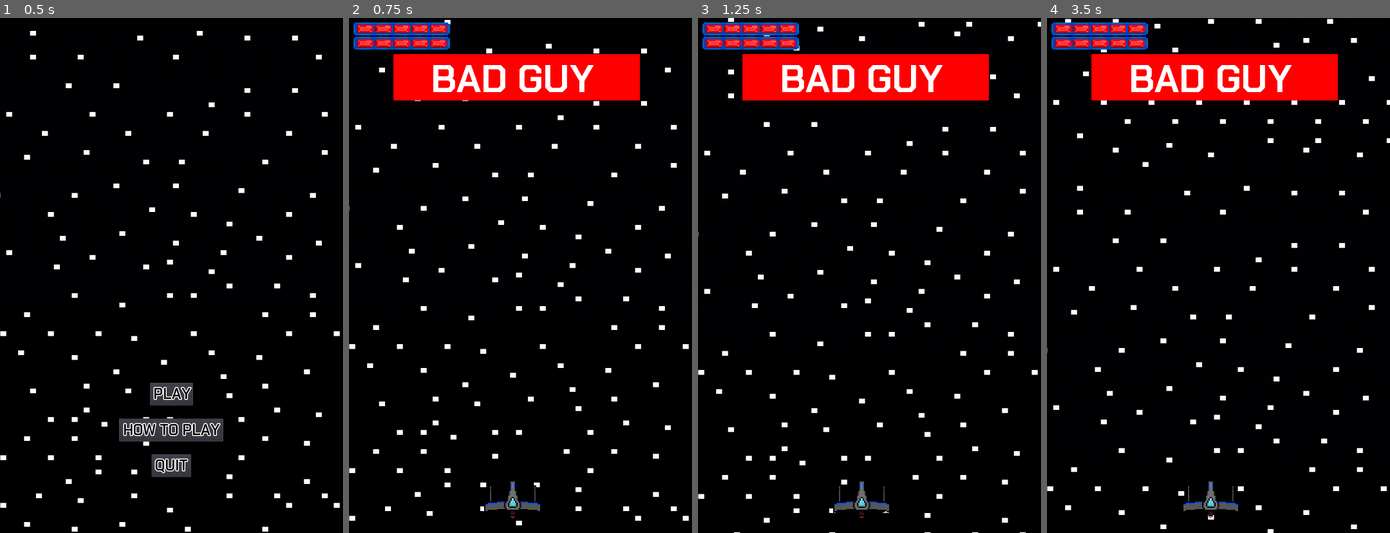
Above: before the commit, frames 1-4 (left to right).
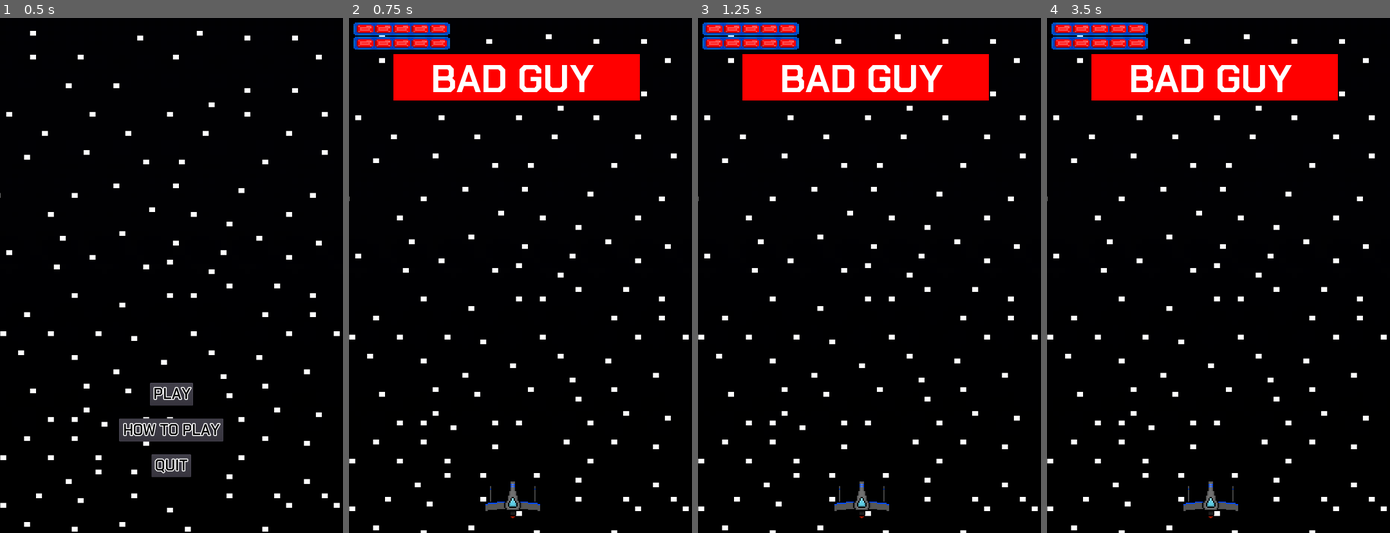
Above: after the commit, the same moments.

Repository: Cecilist/Final-BossFightBulletShooter
Game: Godot game, scene res://src/MainMenu.tscn
The game is run twice, just before and just after one commit, with the same random seed, the same clock (stepped at 60 frames per second) and the same inputs.
Inputs:
- Up to frame 1 (0.5 s): no input
- Up to frame 2 (0.75 s): click "PLAY" at 0.5 s
- Up to frame 3 (1.25 s): no input
- Up to frame 4 (3.5 s): tap Enter (play_game) at 1.25, 1.35 s; hold D (move_right) 1.28-2.03 s; hold S (move_down) 2.03-2.78 s; tap Space (shoot) at 2.1 s; hold D (move_right) from 2.78 s (still down); tap Tab (to_next_screen) at 2.85 s

Frame 1 is identical in both runs. In frame 2, 4.3% of the frame differs, in the area x 0-100%, y 0-100%; in frame 3, 4.2%; in frame 4, 4.2%.

Commit message:
Pause boss's bullets

Diff:
--- a/project/src/Boss.gd
+++ b/project/src/Boss.gd
@@ -21,7 +21,7 @@
 	var bullet = load("res://src/BossBullet.tscn").instance()
 	rng.randomize()
 	var random_num =  floor(rng.randf_range(0, 5))
-	get_node("/root/Level").call_deferred("add_child", bullet)
+	call_deferred("add_child", bullet)
 	if random_num == 0:
 		bullet.global_position = $Cannon1.global_position
 	if random_num == 1:
--- a/project/src/Boss.tscn
+++ b/project/src/Boss.tscn
@@ -11,7 +11,6 @@
 font_data = ExtResource( 1 )
 
 [node name="Boss" type="Area2D"]
-position = Vector2( 350, 0 )
 script = ExtResource( 2 )
 
 [node name="ColorRect" type="ColorRect" parent="."]
--- a/project/src/BossBullet.gd
+++ b/project/src/BossBullet.gd
@@ -6,4 +6,5 @@
 
 
 func _physics_process(_delta) -> void:
-	position.y += 10
+	if get_parent().boss_paused == false:
+		position.y += 10
--- a/project/src/Level.gd
+++ b/project/src/Level.gd
@@ -10,6 +10,7 @@
 
 func _ready():
 	$Timers/UnpauseTimer.start()
+	get_tree().paused = true
 
 
 func _input(_event) -> void:
@@ -18,7 +19,7 @@
 		if get_tree().paused == false:
 			_pause_game()
 		elif get_tree().paused == true:
-			$Timers/UnpauseTimer.start()
+			_unpause_game()
 
 	# Allows the player to use keybinds to interact with the pause menu
 	if game_paused == true:
@@ -95,13 +96,12 @@
 
 # Unpauses the game and hides the pause menu
 func _unpause_game() -> void:
-	get_tree().paused = false
 	$Overlay/PauseMenu/InGameResumeButton.disabled = true
 	$Overlay/PauseMenu/InGameRestartButton.disabled = true
 	$Overlay/PauseMenu/InGameToMenuButton.disabled = true
 	$Overlay/PauseMenu/InGameQuitButton.disabled = true
 	$Overlay/PauseMenu.visible = false
-	game_paused = false
+	$Timers/UnpauseTimer.start()
 
 
 # Displays the game over message and allows the player to replay,
@@ -151,4 +151,5 @@
 
 
 func _on_UnpauseTimer_timeout():
-	_unpause_game()
+	game_paused = false
+	get_tree().paused = false
